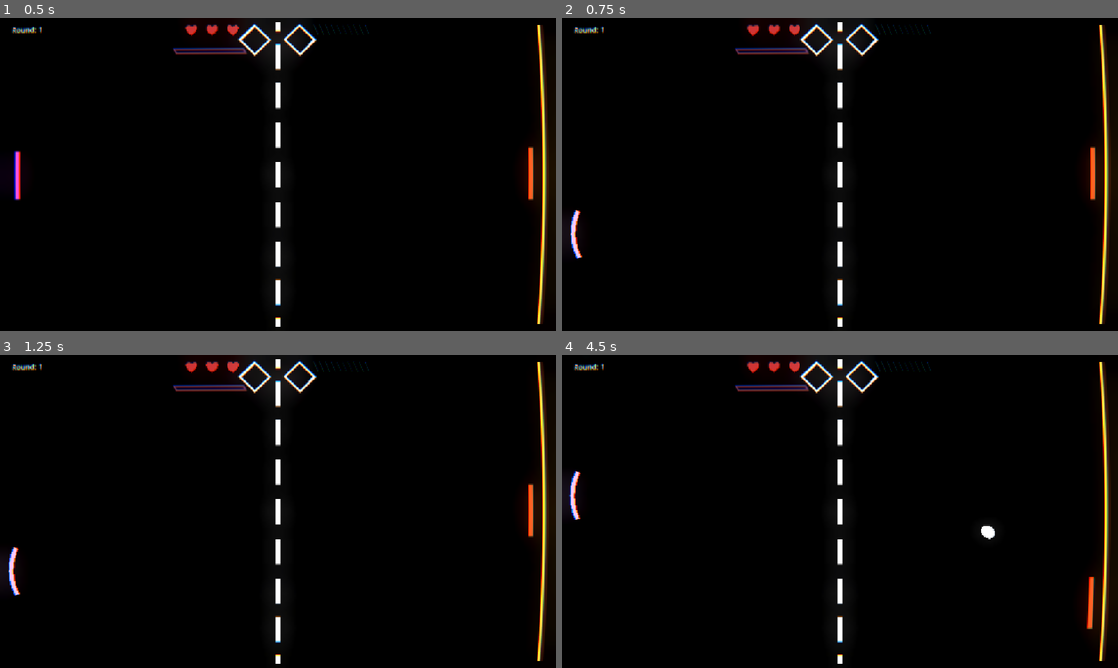
Above: before the commit, frames 1-4 (two rows, left to right).
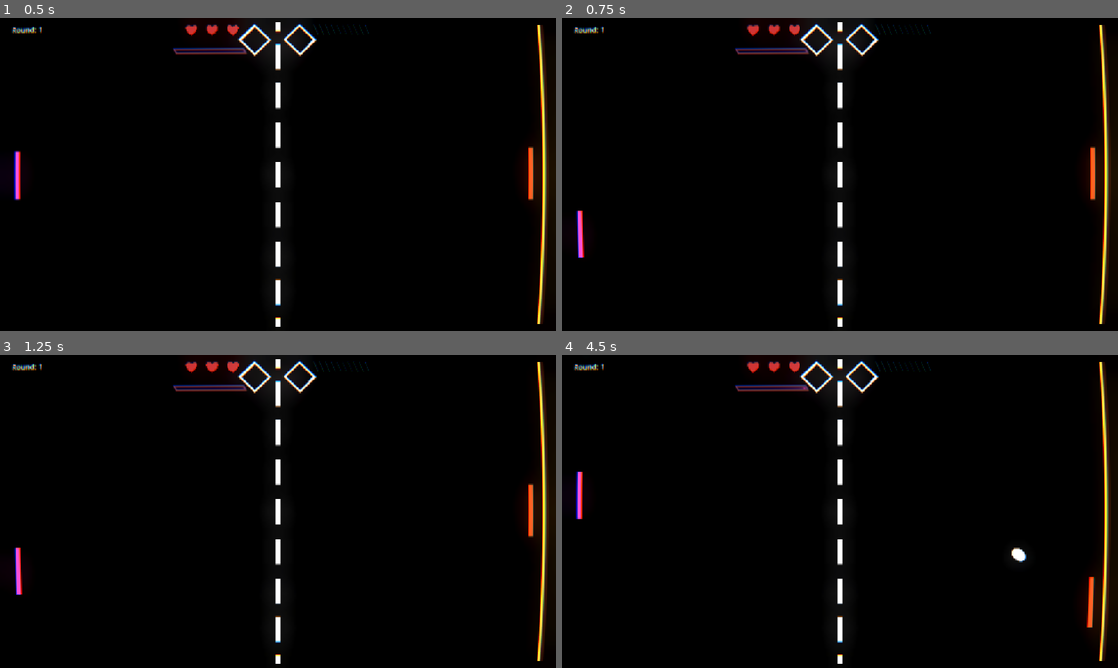
Above: after the commit, the same moments.

Repository: awesomness560/x-treme-pong
Game: Godot game, scene res://main.tscn
Same seed, same stepped clock (60 frames per second), same inputs: the game is played once before the commit and once after it. Sound files missing from this copy of the repository are replaced by a short silence.
Inputs (mouse positions are in pixels of both pictures, inside the frame that each line leads up to):
- Up to frame 1 (0.5 s): no input
- Up to frame 2 (0.75 s): tap Enter at 0.5 s; move the mouse to (812, 237) at 0.52 s; hold Shift (charge_up) from 0.53 s (still down); click (812, 237) at 0.67 s
- Up to frame 3 (1.25 s): keep holding Shift (charge_up)
- Up to frame 4 (4.5 s): tap Space at 1.25 s; move the mouse to (1006, 558) at 1.27 s; tap Enter at 2 s; move the mouse to (673, 464) at 2.02 s; release Shift (charge_up) at 2.03 s; hold S (paddle_down) 2.03-4.28 s; move the mouse to (867, 511) at 2.77 s; click (867, 511) at 2.92 s; move the mouse to (756, 433) at 3.52 s; move the mouse to (962, 495) at 4.27 s; hold Shift (charge_up) from 4.28 s (still down)

Frame 1 is identical in both runs. In frame 2, 0.3% of the frame differs, in the area x 1-4%, y 61-77%; in frame 3, 0.3%; in frame 4, 0.6%, in the area x 1-96%, y 10-88%.

Commit message:
Changed smash behavior

Diff:
--- a/Autoload/sound_manager.gd
+++ b/Autoload/sound_manager.gd
@@ -4,8 +4,6 @@
 @export var ballhits: AudioStreamPlayer
 
 @export var music_bus_name : String = "Music"
-@export var wind_up: AudioStreamPlayer
-@export var ding: AudioStreamPlayer
 @export var glass_crack: AudioStreamPlayer
 @export var glass_shatter: AudioStreamPlayer
 
@@ -80,7 +78,6 @@
 var _sweep_tween : Tween
 var _ult_tween : Tween
 var _pause_tween : Tween
-var _wind_up_tween : Tween
 
 func _ready() -> void:
 	# The pause duck needs _process (and its own tween) to keep running while
@@ -194,42 +191,6 @@
 	ballhits.pitch_scale = pitch
 	ballhits.play()
 
-## Starts the wind-up sound at its natural pitch and ramps it up to whatever
-## pitch makes the clip's own length fit inside `wind_up_time` — so a longer
-## charge (a bigger time_to_full) gets a slower climb, a shorter one gets a
-## steeper one, and either way the clip is finishing right around when the
-## charge would complete. Caller stops it early via stop_wind_up() on a
-## cancel, or once a smash actually lands (see smash.gd).
-func play_wind_up(wind_up_time: float) -> void:
-	if wind_up == null:
-		return
-	if _wind_up_tween and _wind_up_tween.is_valid():
-		_wind_up_tween.kill()
-
-	var length := wind_up.stream.get_length() if wind_up.stream else 0.0
-	wind_up.pitch_scale = 1.0
-	wind_up.play()
-
-	if wind_up_time <= 0.0 or length <= 0.0:
-		return
-	# Ramping linearly from 1.0 to peak_pitch, the average pitch over the
-	# ramp is (1 + peak_pitch) / 2 — solving for that average times
-	# wind_up_time to equal the clip's real length gives peak_pitch.
-	var peak_pitch := maxf(1.0, (2.0 * length / wind_up_time) - 1.0)
-	_wind_up_tween = create_tween()
-	_wind_up_tween.tween_property(wind_up, "pitch_scale", peak_pitch, wind_up_time)
-
-func stop_wind_up() -> void:
-	if _wind_up_tween and _wind_up_tween.is_valid():
-		_wind_up_tween.kill()
-	if wind_up:
-		wind_up.stop()
-
-func play_ding() -> void:
-	if ding == null:
-		return
-	ding.play()
-
 ## Called by the pause menu on open/close. Runs while the tree is actually
 ## paused, so this tween has to ignore pause the same way this whole node does.
 func set_paused_duck(is_paused: bool) -> void:
--- a/smash.gd
+++ b/smash.gd
@@ -7,8 +7,6 @@
 @export var facing: float = 1.0 # 1 = ball comes from the right, -1 = from the left
 
 @export_group("Logic")
-@export var time_to_full: float = 0.6
-@export var min_time_held: float = 0.15
 @export var perfect_window: float = 0.1 # seconds before contact
 @export var smash_window: float = 0.3
 ## Smash window while armed. Wider, so firing the ult is easier to land.
@@ -16,10 +14,13 @@
 ## Vertical half-range the ball must arrive within to be hittable.
 @export var reach: float = 70.0
 
-@export_group("Wind Up")
-@export var max_bend: float = 12.0
-@export var max_pullback: float = 4.0
-@export var charge_brightness: float = 2.5
+@export_group("Whiff Animation")
+## A tap that misses its timing snaps back a little instead of forward —
+## brief and small, just enough to read as "swung and missed."
+@export var whiff_bend: float = 6.0
+@export var whiff_shift: float = 3.0
+@export var whiff_time: float = 0.08
+@export var whiff_settle_time: float = 0.15
 
 @export_group("Armed")
 @export var armed_color: Color = Color(2.2, 1.6, 0.45)
@@ -41,8 +42,6 @@
 @export var hitstop_scale: float = 0.05
 @export var hitstop_time: float = 0.5
 
-var time_held: float = 0.0
-
 var bend: float = 0.0:
 	set(value):
 		bend = value
@@ -72,25 +71,18 @@
 func _physics_process(delta: float) -> void:
 	_pulse_phase += delta * armed_pulse_speed * TAU
 
-	if Input.is_action_just_released("charge_up"):
-		if time_held < min_time_held or not _in_vertical_reach():
-			_on_whiff_or_cancel()
-		else:
-			_on_smash()
-	elif Input.is_action_pressed("charge_up"):
-		if is_animating():
-			return # Recovery: can't charge while a smash is still playing.
-		if Input.is_action_just_pressed("charge_up"):
-			SoundManager.play_wind_up(time_to_full)
-		var was_full := time_held >= time_to_full
-		time_held = minf(time_held + delta, time_to_full)
-		set_charge(time_held / time_to_full)
-		if not was_full and time_held >= time_to_full:
-			SoundManager.stop_wind_up()
-			SoundManager.play_ding()
-	elif not is_animating():
+	if not is_animating():
 		# Idle: hold the resting colour, pulsing gold when armed.
 		self_modulate = _rest_color()
+
+	if not Input.is_action_just_pressed("charge_up"):
+		return
+	if is_animating():
+		return # Recovery: can't swing while a smash is still playing.
+	if not _in_vertical_reach():
+		_on_whiff_or_cancel()
+	else:
+		_on_smash()
 
 # --- Colour ---
 
@@ -114,10 +106,8 @@
 # --- Smash logic ---
 
 func _on_whiff_or_cancel() -> void:
-	SoundManager.stop_wind_up()
-	time_held = 0.0
 	_pending_perfect = false
-	animate_relax()
+	animate_whiff()
 
 func _on_smash() -> void:
 	var t := time_to_impact()
@@ -128,22 +118,17 @@
 		_on_whiff_or_cancel()
 		return
 
-	SoundManager.stop_wind_up()
-
 	# Armed: the ult replaces the smash entirely, at full strength.
 	if armed and GameState.ult_runner and GameState.ult_runner.activate():
-		animate_smash(1.0)
-		time_held = 0.0
-		return
-
-	var power := time_held / time_to_full
+		animate_smash()
+		return
+
 	var is_perfect := t <= perfect_window
 	GameState.last_hit_perfect = is_perfect
 	_pending_perfect = is_perfect
 
-	GameState.ball.smash(power, is_perfect)
-	animate_smash(power)
-	time_held = 0.0
+	GameState.ball.smash(1.0, is_perfect)
+	animate_smash()
 
 ## Fires at actual contact, so the hitstop lands on the impact.
 func _on_paddle_hit(paddle: Node2D) -> void:
@@ -184,44 +169,7 @@
 	var arrival_y := ball.global_position.y + ball.get_motion().y * t
 	return absf(arrival_y - global_position.y) <= reach
 
-# --- Normalized control ---
-
-## charge: 0 = flat, 1 = fully wound up. Cancels any running animation.
-func set_charge(charge: float) -> void:
-	kill_animation()
-	charge = clampf(charge, 0.0, 1.0)
-	bend = -charge * max_bend
-	shift = -charge * max_pullback
-	# Brighten the resting colour rather than fading toward white.
-	var base := _rest_color()
-	var lit := base * lerpf(1.0, charge_brightness, charge)
-	lit.a = base.a
-	self_modulate = lit
-
-## amount: -1 = fully wound back, 0 = flat, 1 = fully lunged forward.
-func set_flex(amount: float) -> void:
-	kill_animation()
-	amount = clampf(amount, -1.0, 1.0)
-	if amount < 0.0:
-		bend = amount * max_bend
-		shift = amount * max_pullback
-	else:
-		bend = amount * smash_bend
-		shift = amount * smash_lunge
-
 # --- Tweened animations (call once, they play themselves) ---
-
-## Winds up to `charge` over `time`.
-func animate_charge(charge: float, time: float) -> void:
-	kill_animation()
-	charge = clampf(charge, 0.0, 1.0)
-	var base := _rest_color()
-	var lit := base * lerpf(1.0, charge_brightness, charge)
-	lit.a = base.a
-	_tween = create_tween()
-	_add_step(-charge * max_bend, -charge * max_pullback, time,
-		Tween.TRANS_SINE, Tween.EASE_OUT)
-	_tween.parallel().tween_property(self, "self_modulate", lit, time)
 
 ## Snap forward, rebound the other way, then settle flat. Scaled by `power` (0 to 1).
 func animate_smash(power: float = 1.0) -> void:
@@ -238,12 +186,13 @@
 	_add_step(0.0, 0.0, settle_time, Tween.TRANS_SINE, Tween.EASE_OUT)
 	_fade_glow(snap_time + rebound_time)
 
-## Eases back to flat, for a cancelled charge or a whiff.
-func animate_relax(time: float = 0.1) -> void:
+## A tap that missed its window: quick snap the wrong way, then settle flat.
+func animate_whiff() -> void:
 	kill_animation()
 	_tween = create_tween()
-	_add_step(0.0, 0.0, time, Tween.TRANS_SINE, Tween.EASE_OUT)
-	_fade_glow(time)
+	_add_step(-whiff_bend, -whiff_shift, whiff_time, Tween.TRANS_SINE, Tween.EASE_OUT)
+	_add_step(0.0, 0.0, whiff_settle_time, Tween.TRANS_SINE, Tween.EASE_OUT)
+	_fade_glow(whiff_time)
 
 func is_animating() -> bool:
 	return _tween != null and _tween.is_valid() and _tween.is_running()
